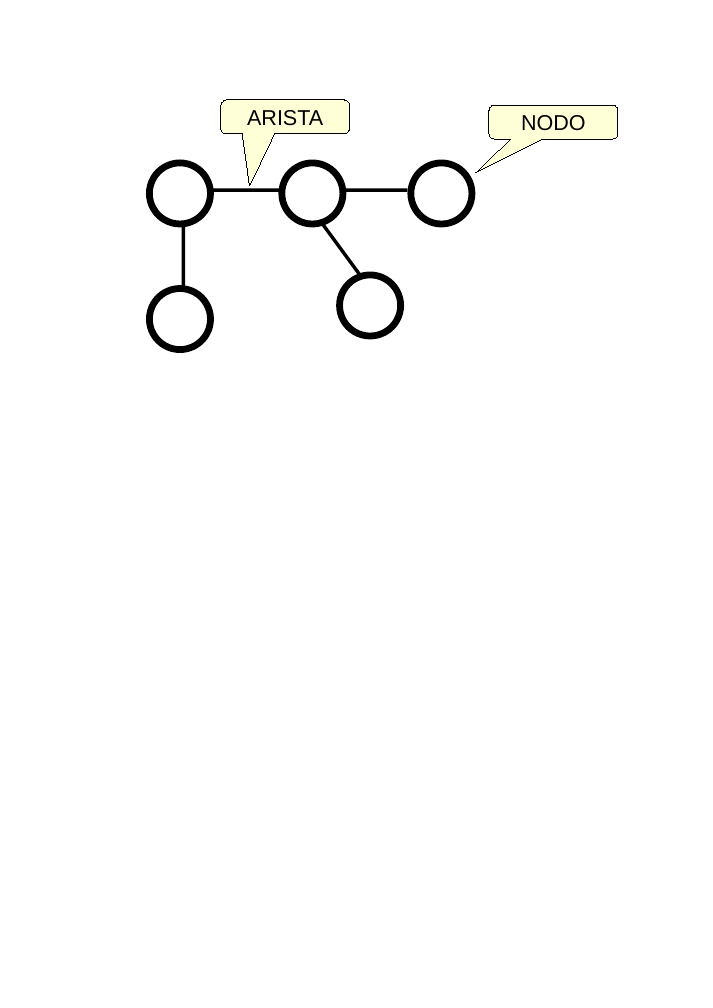
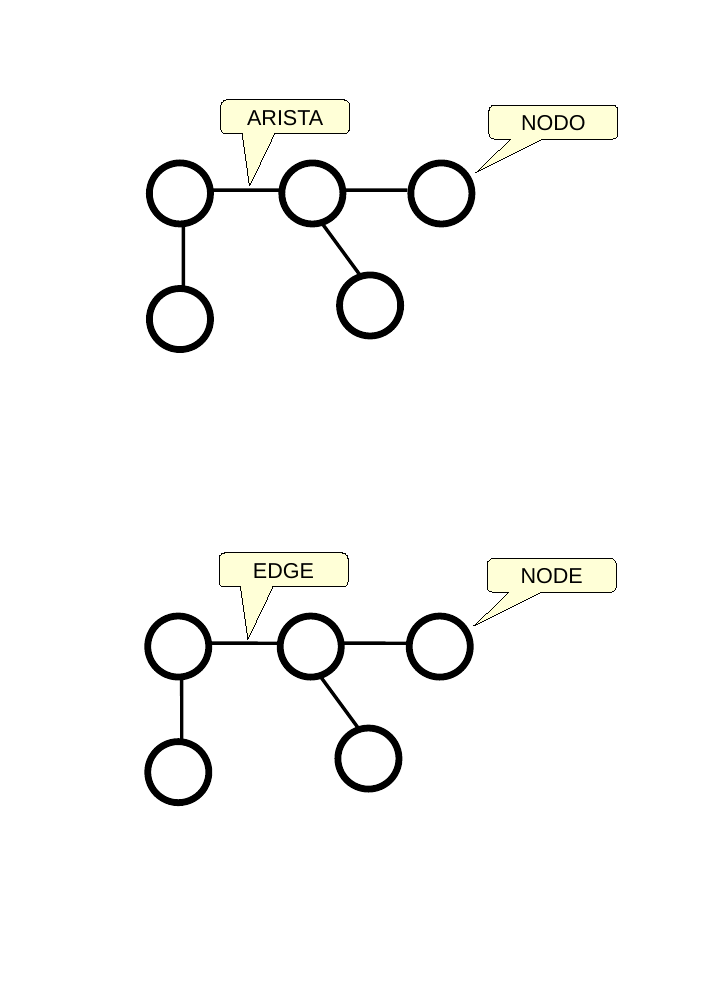
Before and after one commit to fabhrius/La-Cosa, a slide deck: slide 7 of capitulos/2 - Estados de un proceso/Estados de un proceso.odp. Drawn at 713x1008 pixels with LibreOffice and Linux fonts; fonts in the diff are those of the drawing. Boxes give left, top, right and bottom in pixels: in the first picture for what was removed or moved away, otherwise in the second. Text is boxed around its words. In the diff, an @@ line names an element or a change of style, - is before the commit and + after.

```diff
--- a/capitulos/2 - Estados de un proceso/Estados de un proceso.odp
+++ b/capitulos/2 - Estados de un proceso/Estados de un proceso.odp
@@ rounded speech box added at box(219, 553, 348, 586), fill #FFFFD7, outline #000000 0 pt, 18 pt, text #000000 @@
+EDGE
@@ rounded speech box added at box(487, 559, 616, 592), fill #FFFFD7, outline #000000 0 pt, 18 pt, text #000000 @@
+NODE
@@ ellipse added at box(147, 616, 209, 678), fill #FFFFFF, outline #000000 5.67 pt @@
@@ ellipse added at box(280, 616, 341, 678), fill #FFFFFF, outline #000000 5.67 pt @@
@@ ellipse added at box(409, 616, 470, 678), fill #FFFFFF, outline #000000 5.67 pt @@
@@ line added from (209, 643) to (280, 643), #000000 2.83 pt @@
@@ line added from (341, 643) to (406, 643), #000000 2.83 pt @@
@@ line added from (182, 677) to (182, 741), #000000 2.83 pt @@
@@ line added from (321, 677) to (358, 729), #000000 2.83 pt @@
@@ ellipse added at box(147, 741, 209, 803), fill #FFFFFF, outline #000000 5.67 pt @@
@@ ellipse added at box(338, 729, 399, 790), fill #FFFFFF, outline #000000 5.67 pt @@
```
Also in this commit, not shown: 2 other files.
